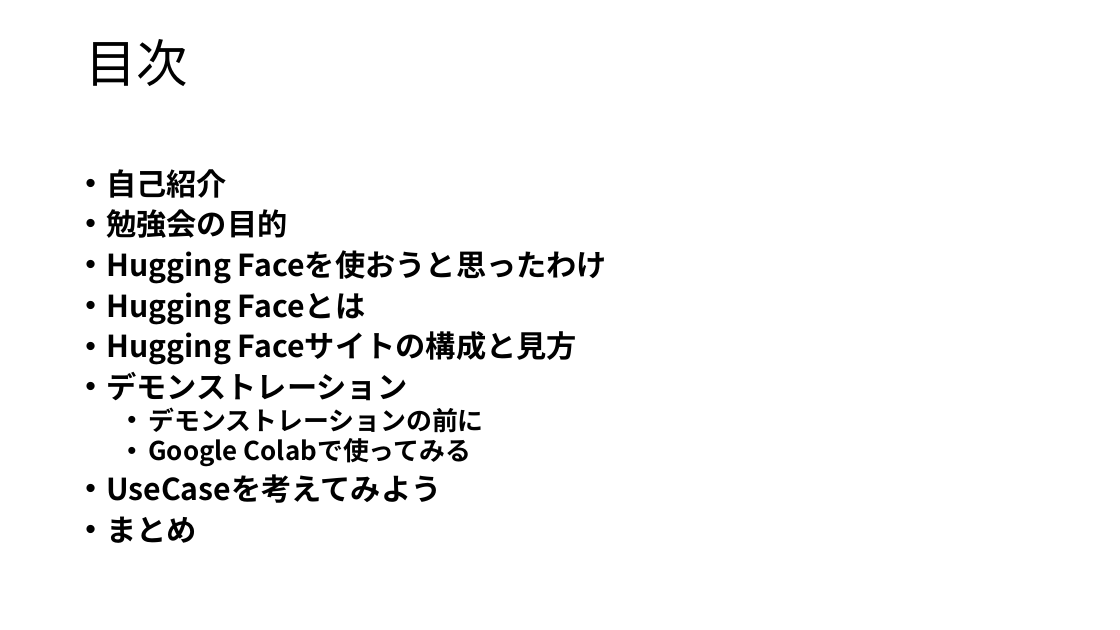
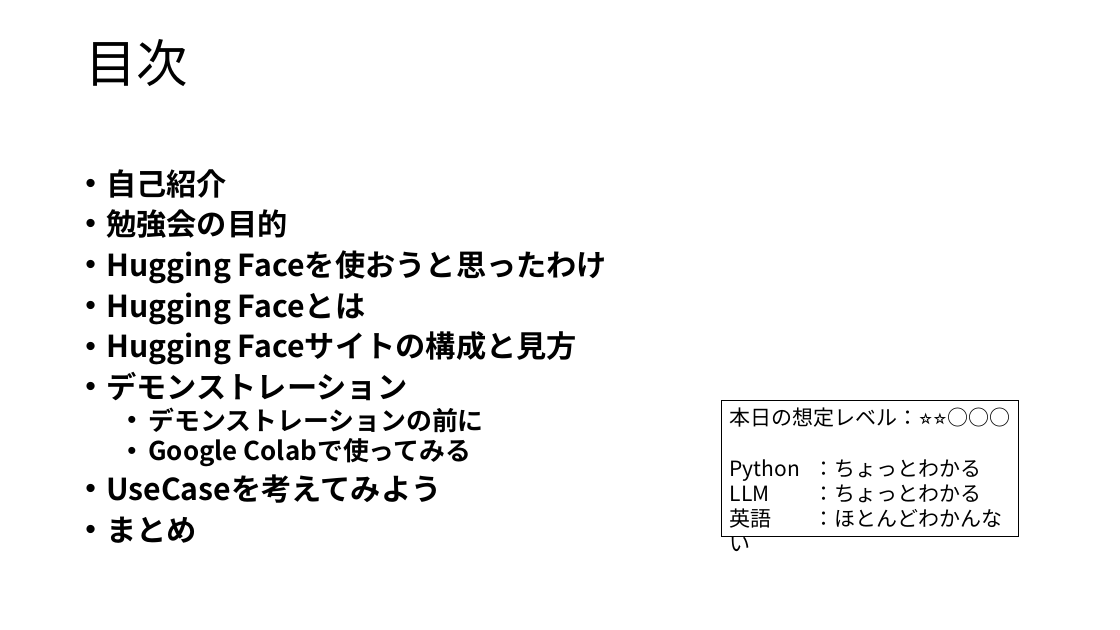
Before and after one commit to ikedachin/study_huggingface, a slide deck: slide 2 of huggingface 発表資料.pptx. Drawn at 1120x630 pixels with LibreOffice and Linux fonts; fonts in the diff are those of the drawing; background and template pictures are left out. Boxes give left, top, right and bottom in pixels: in the first picture for what was removed or moved away, otherwise in the second. Text is boxed around its words. In the diff, an @@ line names an element or a change of style, - is before the commit and + after.

```diff
--- a/huggingface 発表資料.pptx
+++ b/huggingface 発表資料.pptx
@@ rectangle added at (722,401,1019,537), outline #000000 0.75 pt, 18 pt, text #000000 @@
+本日の想定レベル：⭐️⭐️○○○
+Python ：ちょっとわかる
+LLM ：ちょっとわかる
+英語 ：ほとんどわかんない
```
Also in this commit, not shown: 8 other slides changed, 1 slide added, 1 slide removed, 2 other files.
